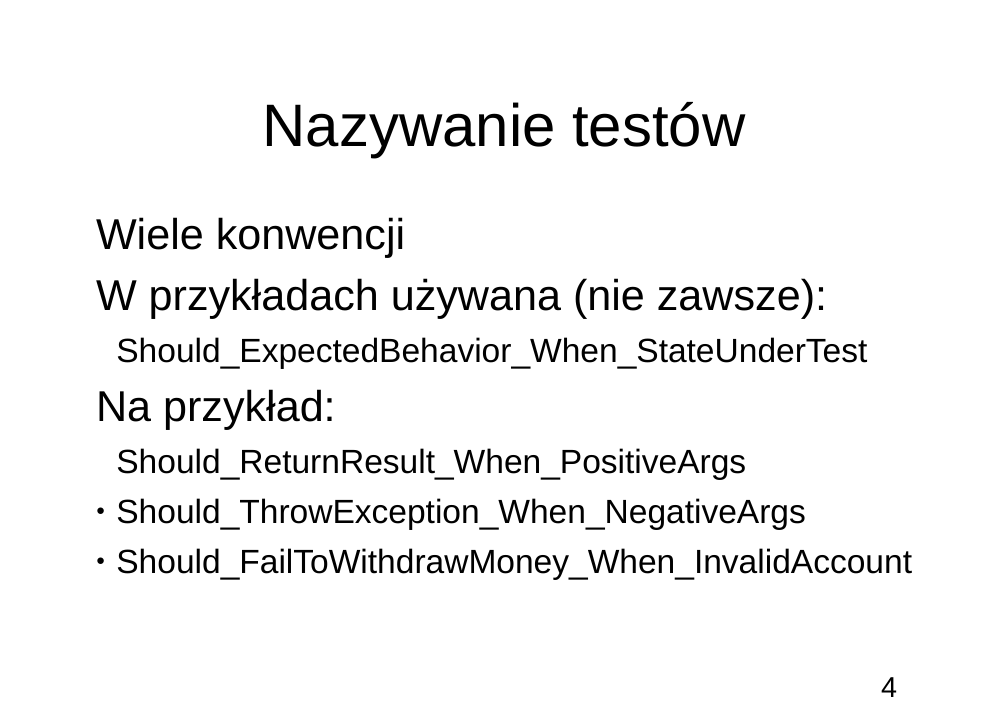
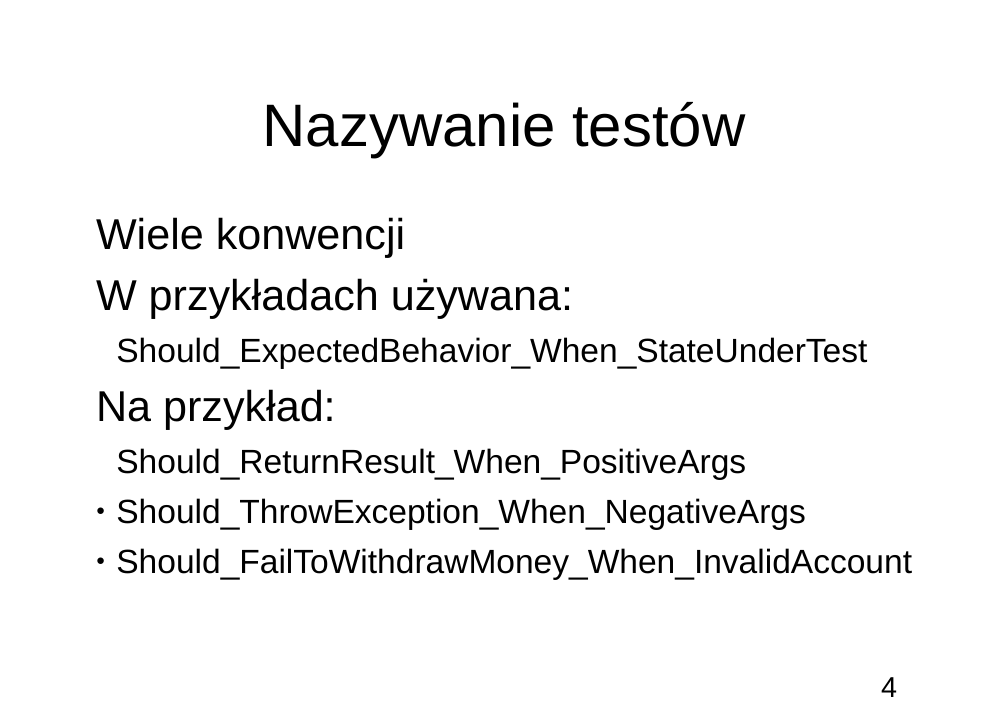
Before and after one commit to bercik/apt_seminar, a slide deck: slide 4 of prezentacja.odp. Drawn at 1008x713 pixels with LibreOffice and Linux fonts; fonts in the diff are those of the drawing; background and template pictures are left out. Boxes give left, top, right and bottom in pixels: in the first picture for what was removed or moved away, otherwise in the second. Text is boxed around its words. In the diff, an @@ line names an element or a change of style, - is before the commit and + after.

```diff
--- a/prezentacja.odp
+++ b/prezentacja.odp
@@ subtitle at (96,278,573,319): text changed @@
-● W przykładach używana (nie zawsze):
+● W przykładach używana:
```
Also in this commit, not shown: 3 other files.
